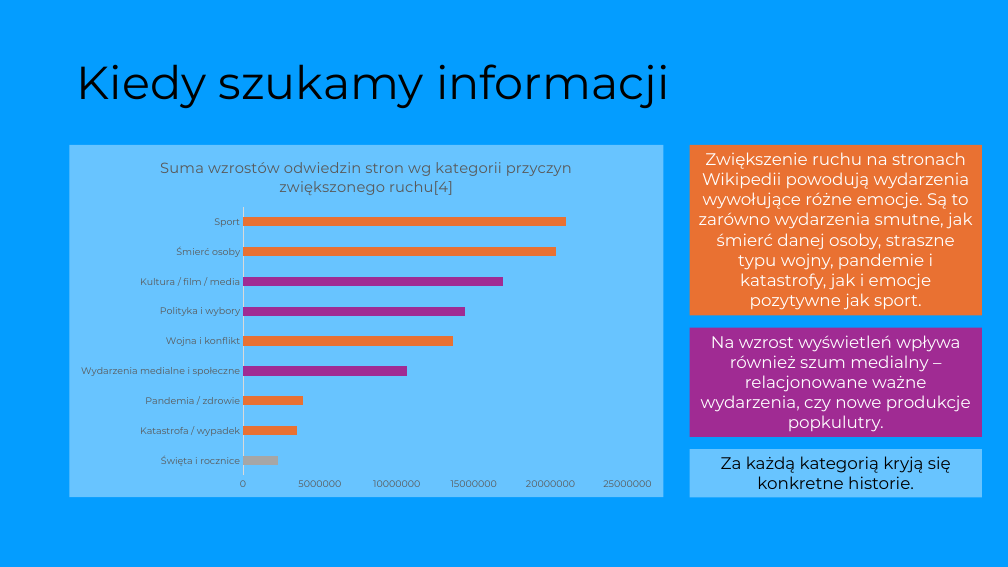
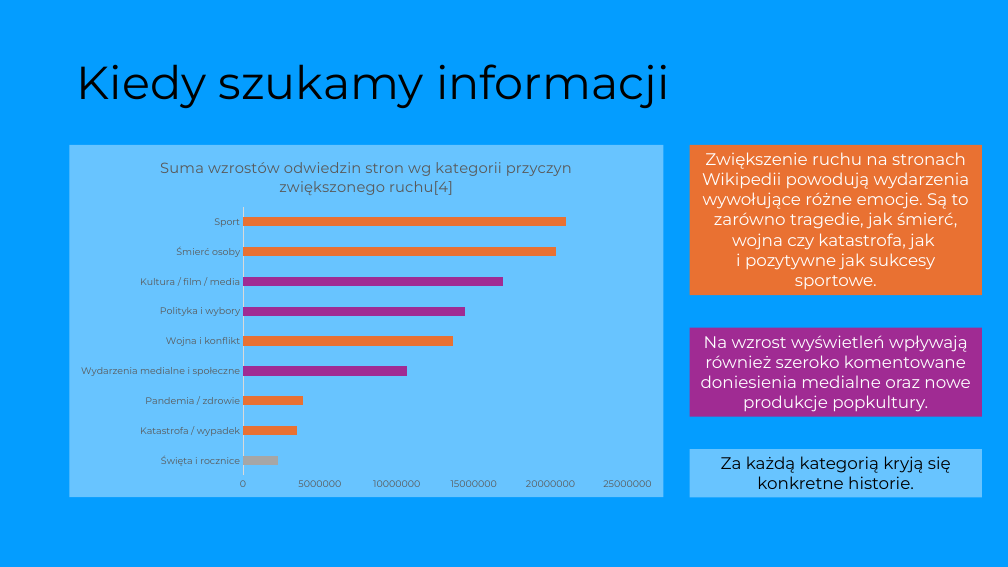
Before and after one commit to kotlarekm/BI_NGO_Wikipedia, a slide deck: slide 4 of storytelling/Storytelling.pptx. Drawn at 1008x567 pixels with LibreOffice and Linux fonts; fonts in the diff are those of the drawing; background and template pictures are left out. Boxes give left, top, right and bottom in pixels: in the first picture for what was removed or moved away, otherwise in the second. Text is boxed around its words. In the diff, an @@ line names an element or a change of style, - is before the commit and + after.

```diff
--- a/storytelling/Storytelling.pptx
+++ b/storytelling/Storytelling.pptx
@@ rectangle "Zwiększenie ruchu na stronach Wikipedii ...": place and size @@
-rectangle "Zwiększenie ruchu na stronach Wikipedii ..." at (690, 145, 982, 316)
+rectangle "Zwiększenie ruchu na stronach Wikipedii ..." at (690, 145, 982, 296)
@@ text in rectangle at (702, 152, 970, 290): text changed @@
-Zwiększenie ruchu na stronach Wikipedii powodują wydarzenia wywołujące różne emocje. Są to zarówno wydarzenia smutne, jak śmierć danej osoby, straszne typu wojny, pandemie i katastrofy, jak i emocje pozytywne jak sport.
+Zwiększenie ruchu na stronach Wikipedii powodują wydarzenia wywołujące różne emocje. Są to zarówno tragedie, jak śmierć, wojna czy katastrofa, jak
+i pozytywne jak sukcesy sportowe.
@@ rectangle "Na wzrost wyświetleń wpływają również ...": place and size @@
-rectangle "Na wzrost wyświetleń wpływają również ..." at (690, 327, 982, 437)
+rectangle "Na wzrost wyświetleń wpływają również ..." at (690, 327, 982, 417)
@@ text in rectangle at (701, 335, 970, 412): text changed @@
-Na wzrost wyświetleń wpływa również szum medialny – relacjonowane ważne wydarzenia, czy nowe produkcje popkulutry.
+Na wzrost wyświetleń wpływają również szeroko komentowane doniesienia medialne oraz nowe produkcje popkultury.
```
Also in this commit, not shown: 9 other slides changed, 1 other file.
